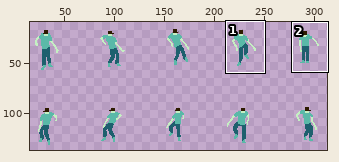
Sprite sheet, stored at Assets/Textures/Sprites/player_walk.png. The first picture is a wide view before the edit; the outline marks the close-up.
Close-up. Before the edit:
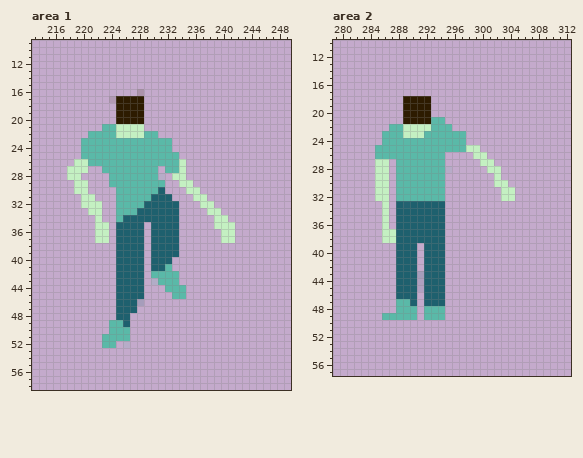
The file is 325x154 pixels. Pixels under 10% opacity are left out. Colours within 5 levels of each other are drawn and written as one. Shown: area 1: x 213..249, y 9..58; area 2: x 279..312, y 10..57. The wide view leaves out empty margins. The commit also changed other parts of the picture, which this record leaves out.
After the commit:
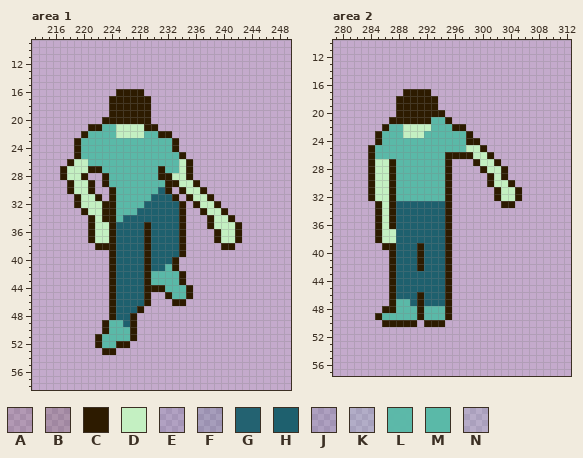
Palette (. is transparent): A #2b1a001e  B #2c190029  C #2d1b00  D #c4f0c2  E #1b5b6d1c  F #1c606c2d  G #1e606ef7  H #1e606e  J #1e627122  K #57bbae29  L #5ab9a8f9  M #5ab9a8  N #5db9aa21
Changes in this commit:
Area 1:
y 16: x 225..228 ...B -> CCCC
y 17: x 224 A -> C; x 229 . -> C
y 18..19: x 224 . -> C; x 229 . -> C
y 20: x 223..224 .. -> CC; x 229 . -> C
y 21: x 221..222 .. -> CC; x 229..230 .. -> CC
y 22: x 220 . -> C; x 231..232 .. -> CC
y 23..24: x 219 . -> C; x 233 . -> C
y 25: x 219 . -> C; x 234 . -> C
y 26: x 218 . -> C; x 235 . -> C
y 27: x 217 . -> C; x 221..222 .. -> CC; x 231 . -> C; x 235 . -> C
y 28: x 217 . -> C; x 220 . -> C; x 223 . -> C; x 231..232 N. -> CC; x 235 . -> C
y 29: x 218 . -> C; x 221 . -> C; x 223 . -> C; x 232..233 .. -> CC; x 236 . -> C
y 30: x 218 . -> C; x 221 . -> C; x 224 . -> C; x 232 . -> C; x 234 . -> C; x 237 . -> C
y 31: x 219 . -> C; x 222 . -> C; x 224 . -> C; x 233 . -> C; x 235 . -> C; x 238 . -> C
y 32: x 219 . -> C; x 223..224 .. -> CC; x 234 . -> C; x 236 . -> C; x 239 . -> C
y 33: x 220 . -> C; x 223..224 .. -> CC; x 234 . -> C; x 237 . -> C; x 240 . -> C
y 34: x 221 . -> C; x 223..224 .. -> CC; x 234 . -> C; x 238 . -> C; x 241 . -> C
y 35: x 221 . -> C; x 224 . -> C; x 229 . -> C; x 234 . -> C; x 238 . -> C; x 242 . -> C
y 36..37: x 221 . -> C; x 224 . -> C; x 229 . -> C; x 234 . -> C; x 239 . -> C; x 242 . -> C
y 38: x 222..224 ... -> CCC; x 229 . -> C; x 234 . -> C; x 240..241 .. -> CC
y 39: x 224 . -> C; x 229 . -> C; x 234 . -> C
y 40..41: x 224 . -> C; x 229 . -> C; x 233 . -> C
y 42: x 224 . -> C; x 229 . -> C; x 234 . -> C
y 43: x 224 . -> C; x 229..230 .K -> CM; x 234 . -> C
y 44: x 224 . -> C; x 229..231 ... -> CCC; x 235 . -> C
y 45: x 224 . -> C; x 229 . -> C; x 232 . -> C; x 235 . -> C
y 46: x 224 . -> C; x 228..229 F. -> HC; x 233..234 .. -> CC
y 47: x 224 . -> C; x 228 . -> C
y 48: x 224 . -> C; x 227 . -> C
y 49..50: x 223 . -> C; x 227 . -> C
y 51: x 222 . -> C; x 227 . -> C
y 52: x 222 . -> C; x 225..226 .N -> CC
y 53: x 223..224 .. -> CC
Area 2:
y 17: x 289..292 .... -> CCCC
y 18..19: x 288 . -> C; x 293 . -> C
y 20: x 288 . -> C; x 293..294 .. -> CC
y 21: x 287..288 .. -> CC; x 293 L -> M; x 295 . -> C
y 22: x 286 . -> C; x 296..297 .. -> CC
y 23: x 285 . -> C; x 298 . -> C
y 24: x 285 . -> C; x 298..299 .. -> CC
y 25: x 284 . -> C; x 300 . -> C
y 26: x 284 . -> C; x 295..298 .... -> CCCC; x 301 . -> C
y 27: x 284 . -> C; x 287 . -> C; x 295 . -> C; x 299 . -> C; x 302 . -> C
y 28: x 284 . -> C; x 287 . -> C; x 295 N -> C; x 300 . -> C; x 303 . -> C
y 29: x 284 . -> C; x 287 . -> C; x 295 . -> C; x 301 . -> C; x 303 . -> C
y 30: x 284 . -> C; x 287 . -> C; x 295 . -> C; x 301 . -> C; x 304 . -> C
y 31..32: x 284 . -> C; x 287 . -> C; x 295 . -> C; x 302 . -> C; x 305 . -> C
y 33: x 285 . -> C; x 287 . -> C; x 289 G -> H; x 295 . -> C; x 303..304 .. -> CC
y 34..36: x 285 . -> C; x 287 . -> C; x 295 . -> C
y 37..38: x 285 . -> C; x 295 . -> C
y 39: x 286..287 .. -> CC; x 291 . -> C; x 295 . -> C
y 40..42: x 287 . -> C; x 291 . -> C; x 295 . -> C
y 43: x 287 . -> C; x 291..292 FG -> HH; x 295 . -> C
y 44: x 287 . -> C; x 291 J -> H; x 295 . -> C
y 45: x 287 . -> C; x 291 E -> H; x 295 . -> C
y 46..47: x 287 . -> C; x 291 . -> C; x 295 . -> C
y 48: x 286..287 .. -> CC; x 291 . -> C; x 295 . -> C
y 49: x 285 . -> C; x 291 . -> C; x 295 . -> C
y 50: x 286..290 ..... -> CCCCC; x 292..294 ... -> CCC
Pixel boxes of the changes (left, top, right, bottom) in both close-ups:
changed: (60, 89, 242, 355)
changed: (368, 89, 522, 327)
